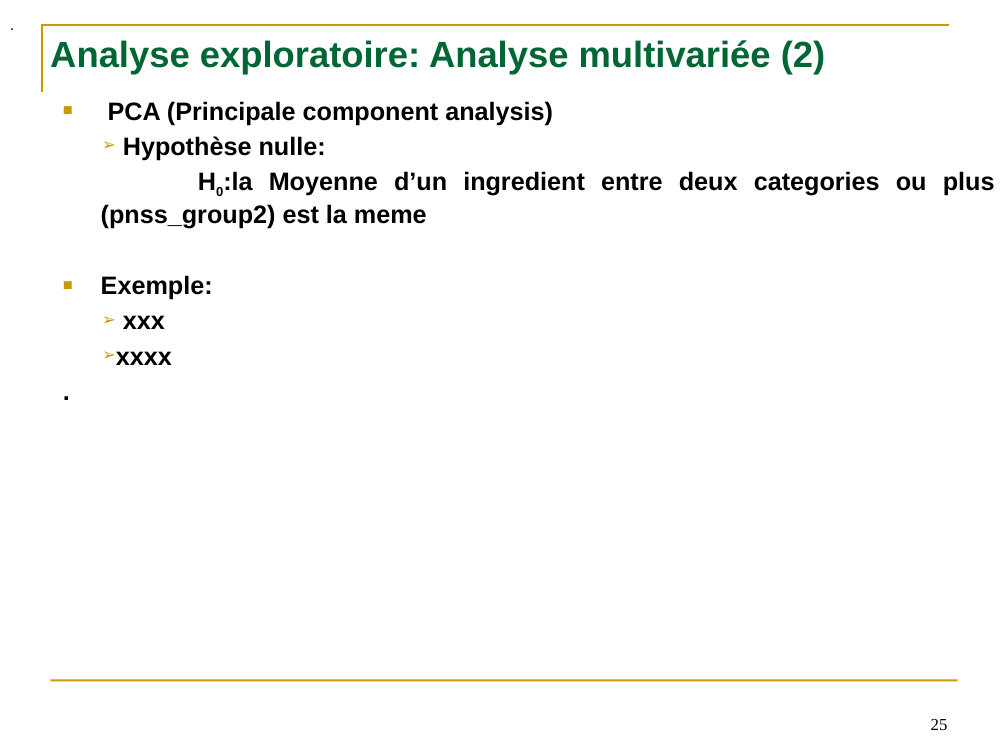
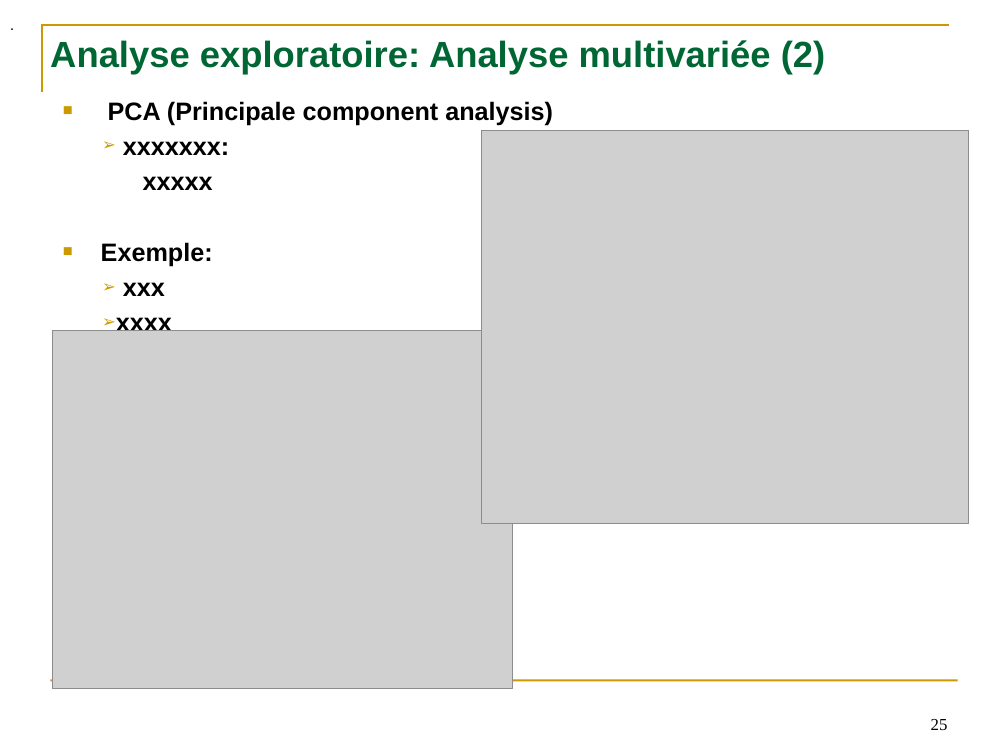
Before and after one commit to Imen2029/p3_open24, a slide deck: slide 25 of Imen_KADRI_2_presentation_062022.pptx. Drawn at 1008x756 pixels with LibreOffice and Linux fonts; fonts in the diff are those of the drawing; grey boxes stand for pictures. Boxes give left, top, right and bottom in pixels: in the first picture for what was removed or moved away, otherwise in the second. Text is boxed around its words. In the diff, an @@ line names an element or a change of style, - is before the commit and + after.

```diff
--- a/Imen_KADRI_2_presentation_062022.pptx
+++ b/Imen_KADRI_2_presentation_062022.pptx
@@ text at box(123, 141, 229, 190): text changed @@
-➢ Hypothèse nulle:
-H0:la Moyenne d’un ingredient entre deux categories ou plus (pnss_group2) est la meme
+➢ xxxxxxx:
+xxxxx
@@ picture added at box(482, 131, 969, 524) @@
@@ picture added at box(52, 331, 512, 688) @@
```
Also in this commit, not shown: 1 slide added.
